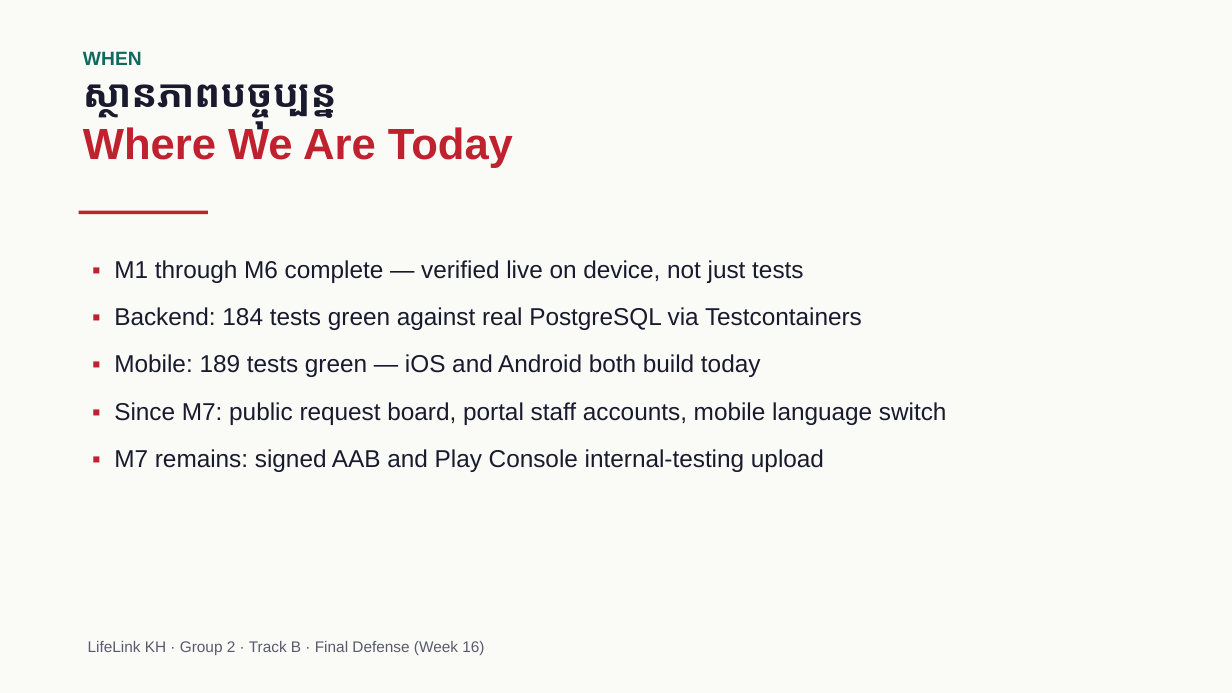
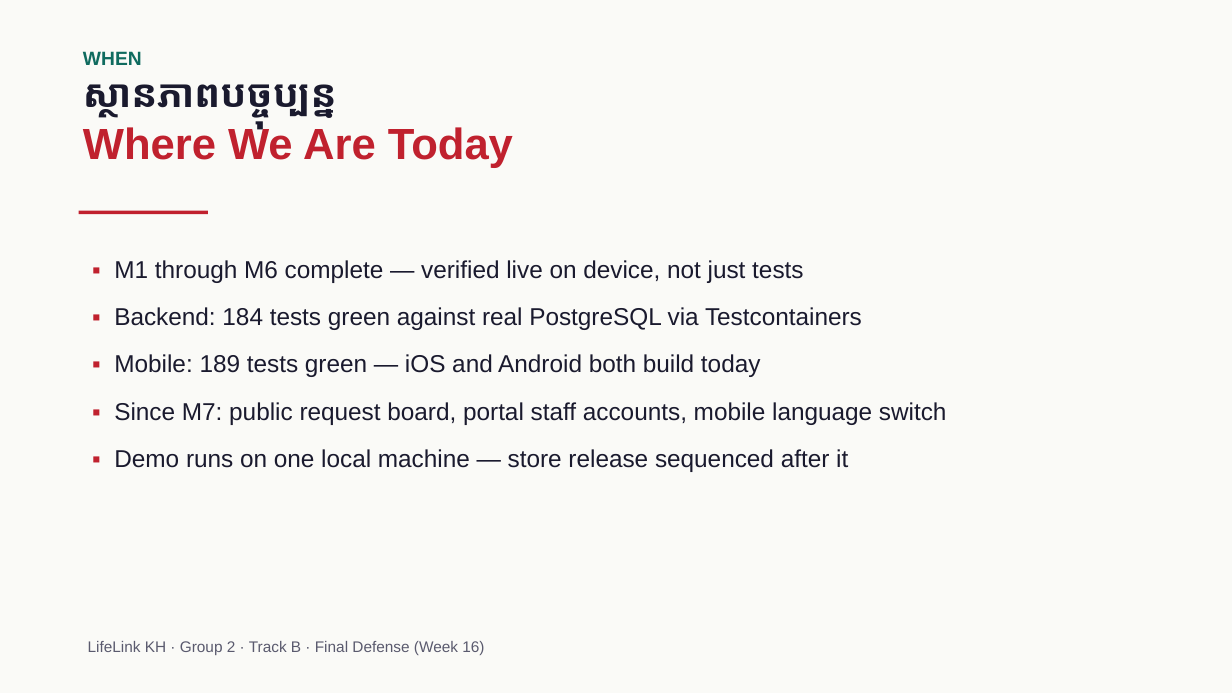
Before and after one commit to NemSothea/LifeLinkKh, a slide deck: slide 12 of docs/po/presentations/LifeLinkKH-v2.pptx. Drawn at 1232x693 pixels with LibreOffice and Linux fonts; fonts in the diff are those of the drawing. Boxes give left, top, right and bottom in pixels: in the first picture for what was removed or moved away, otherwise in the second. Text is boxed around its words. In the diff, an @@ line names an element or a change of style, - is before the commit and + after.

```diff
--- a/docs/po/presentations/LifeLinkKH-v2.pptx
+++ b/docs/po/presentations/LifeLinkKH-v2.pptx
@@ text at (114,449,848,472): text changed @@
-▪ M7 remains: signed AAB and Play Console internal-testing upload
+▪ Demo runs on one local machine — store release sequenced after it
```
Also in this commit, not shown: 6 other files.
